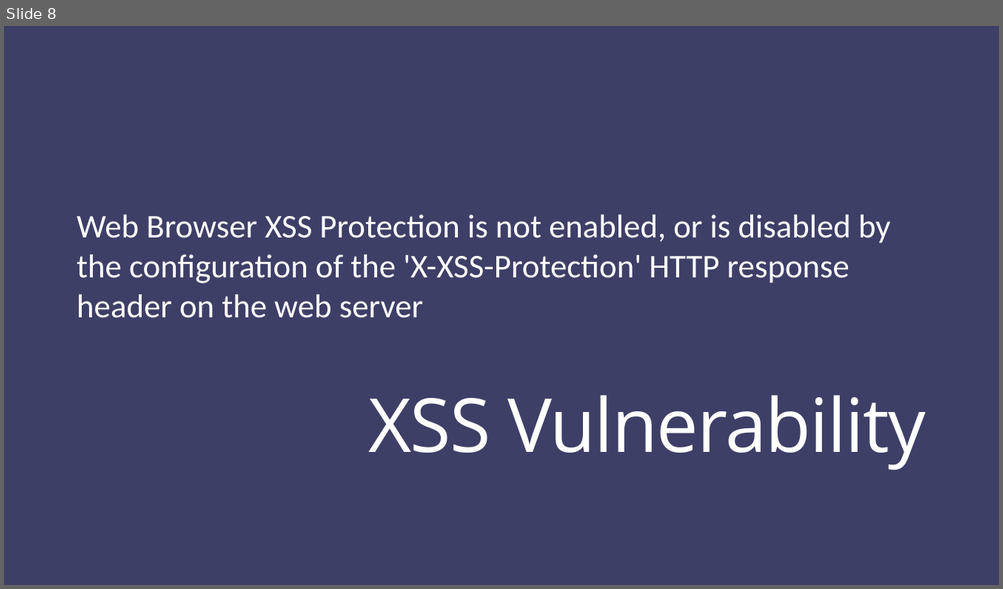
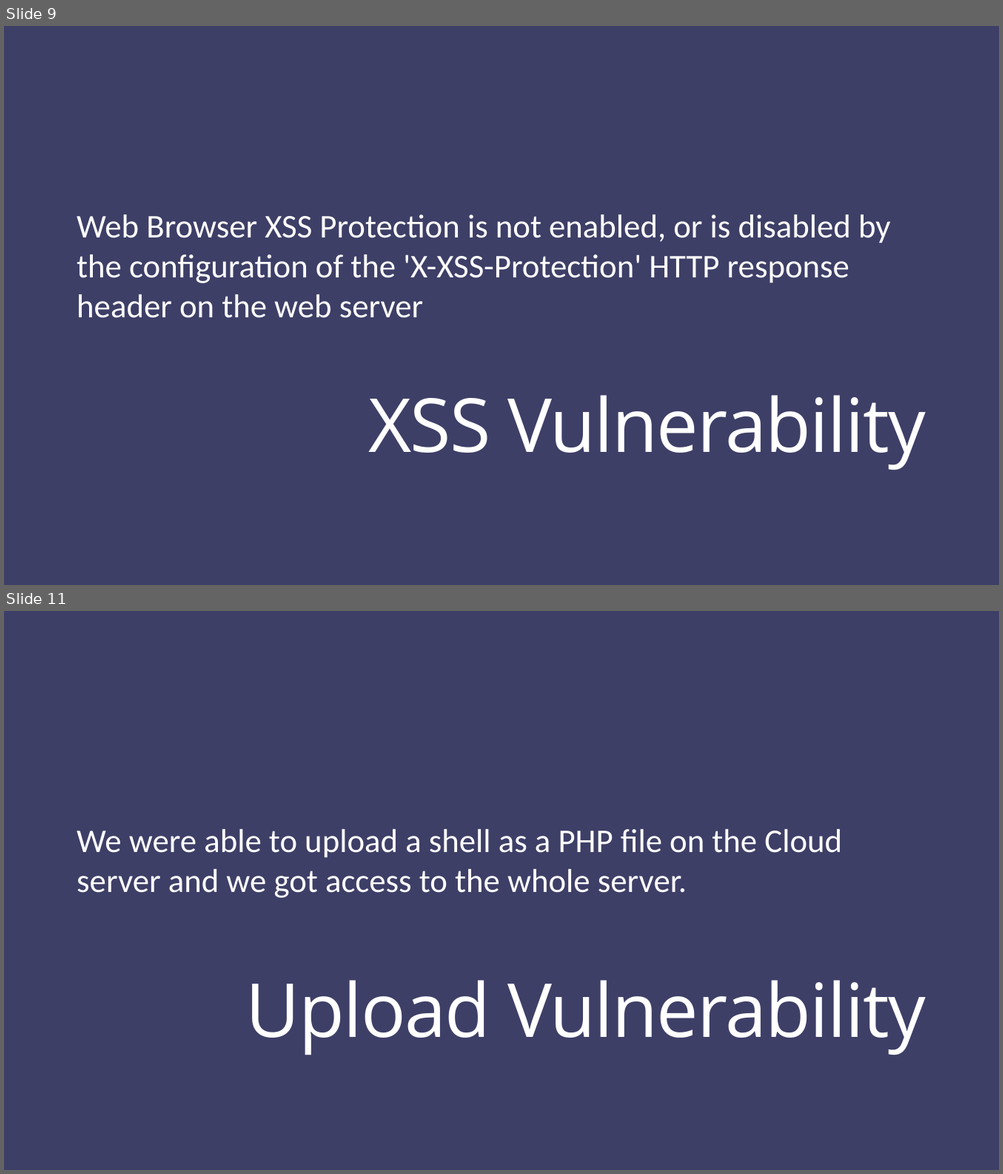
Before and after one commit to radityasurya/eFontys, a slide deck: Documentation/Final Presentation SePr.pptx. Shown one above the other, each under a label of ours: slide 8 before the commit, slides 9 and 11 after it; the slides between them are not shown. The pictures are 1003x589 and 1003x1174 pixels, drawn with LibreOffice and Linux fonts; fonts in the diff are those of the drawing. Boxes give left, top, right and bottom in pixels: in the first picture for what was removed or moved away, otherwise in the second. Text is boxed around its words. In the diff, an @@ line names an element or a change of style, - is before the commit and + after.

Commit message:
Update Presentation

```diff
--- a/Documentation/Final Presentation SePr.pptx
+++ b/Documentation/Final Presentation SePr.pptx
@@ slide 11 added at bbox=[4, 611, 999, 1170], background #3E3F68 @@
@@ subtitle added at bbox=[77, 829, 842, 898], 32 pt, text #FFFFFF @@
+We were able to upload a shell as a PHP file on the Cloud server and we got access to the whole server.
@@ title added at bbox=[246, 980, 925, 1056], 72 pt, text #FFFFFF @@
+Upload Vulnerability
@@ what was slide 8 is now slide 9 @@
```
Also in this commit, not shown: 3 other slides added.
